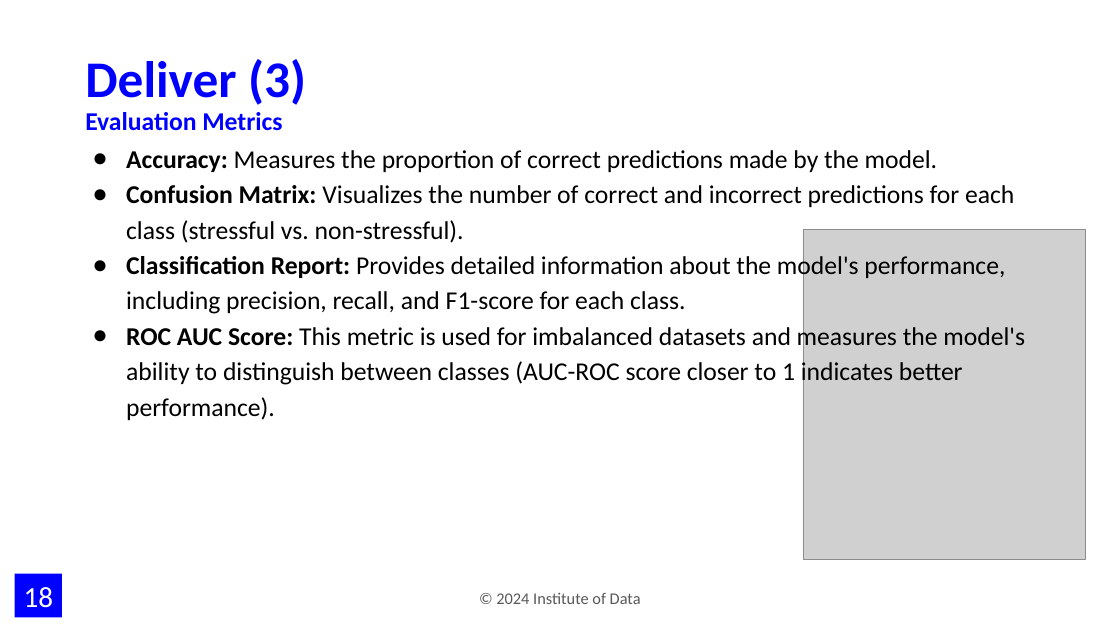
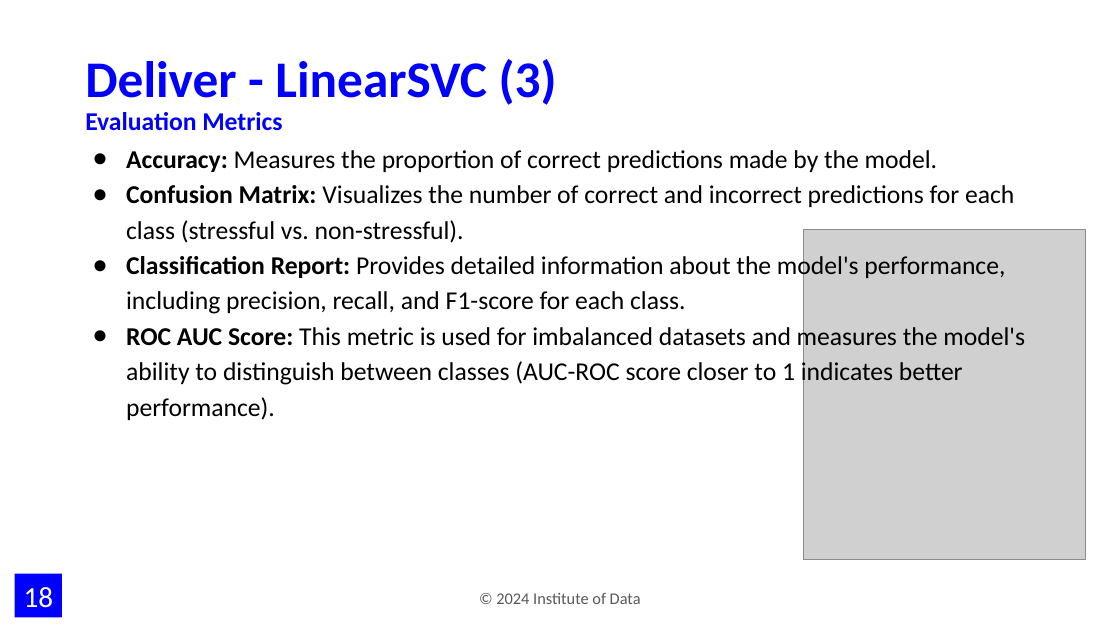
Before and after one commit to jimmychong1983/SocialMediaStressDetection, a slide deck: slide 18 of documentation/Harnessing NLP to Detect Stress in Social Media.pptx. Drawn at 1120x630 pixels with LibreOffice and Linux fonts; fonts in the diff are those of the drawing; grey boxes stand for pictures; background and template pictures are left out. Boxes give left, top, right and bottom in pixels: in the first picture for what was removed or moved away, otherwise in the second. Text is boxed around its words. In the diff, an @@ line names an element or a change of style, - is before the commit and + after.

```diff
--- a/documentation/Harnessing NLP to Detect Stress in Social Media.pptx
+++ b/documentation/Harnessing NLP to Detect Stress in Social Media.pptx
@@ title at <box>85,59,557,105</box>: text changed @@
-Deliver (3)
+Deliver - LinearSVC (3)
```
Also in this commit, not shown: 5 other slides changed, 6 slides added, 11 slides removed, 2 other files.
